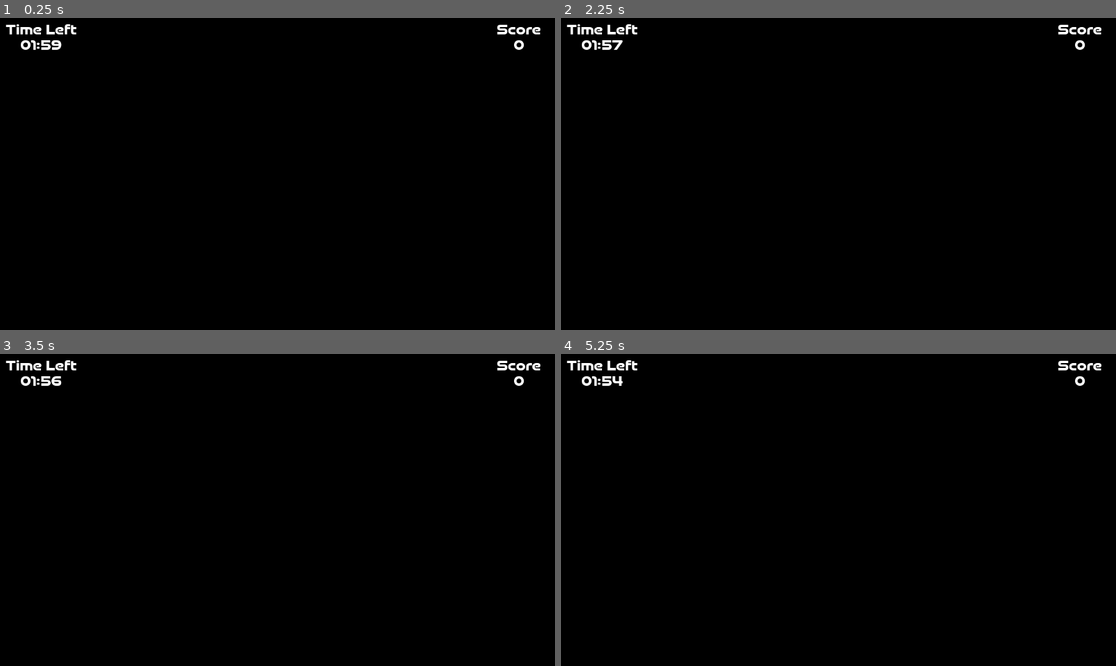
Above: before the commit, frames 1-4 (two rows, left to right).
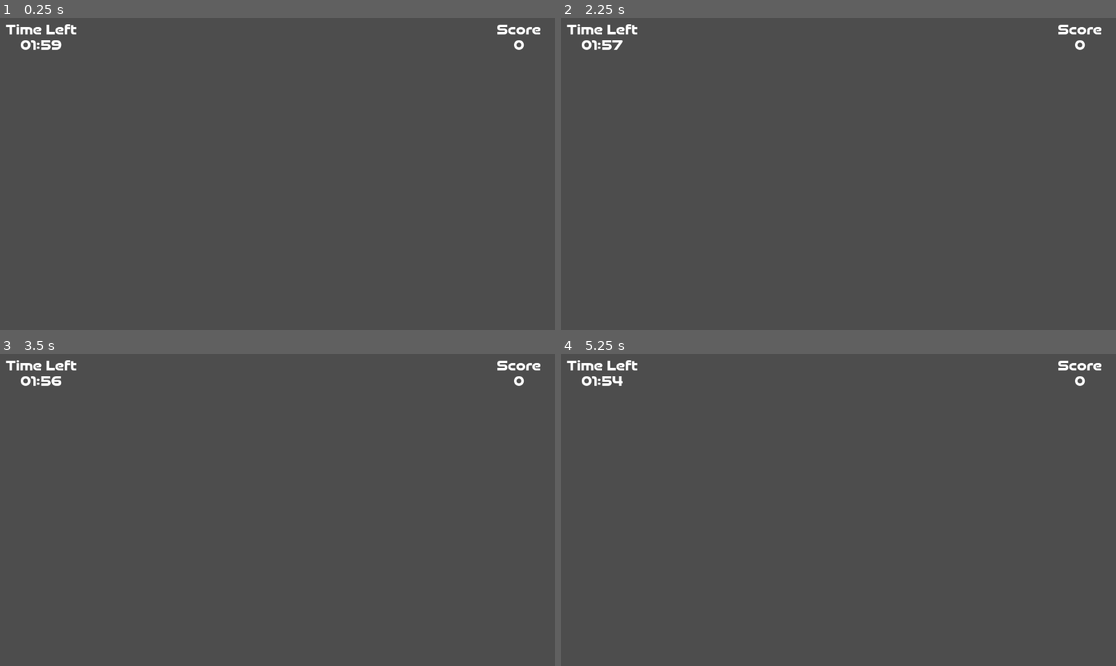
Above: after the commit, the same moments.

Repository: cjpugs/GMTK-Jam-25
Game: Godot game, scene res://scenes/user-interface/game_ui.tscn
Two runs of this game, one before a commit and one after it. Both use one fixed random seed, a clock stepped at 60 frames per second and the inputs below.
Inputs (mouse positions are in pixels of both pictures, inside the frame that each line leads up to):
- Up to frame 1 (0.25 s): no input
- Up to frame 2 (2.25 s): tap Enter at 0.5 s; move the mouse to (960, 158) at 0.52 s; hold Right (move_right) 0.53-1.28 s; click (960, 158) at 0.67 s; move the mouse to (727, 189) at 1.27 s; hold Down (move_back) 1.28-2.03 s; tap Space at 2 s; move the mouse to (894, 105) at 2.02 s; hold Right (move_right) from 2.03 s (still down)
- Up to frame 3 (3.5 s): tap Enter at 2.75 s; move the mouse to (249, 572) at 2.77 s; release Right (move_right) at 2.78 s; hold Up (move_forward) from 2.78 s (still down); click (249, 572) at 2.92 s
- Up to frame 4 (5.25 s): tap Space at 3.5 s; move the mouse to (1005, 556) at 3.52 s; release Up (move_forward) at 3.53 s; hold Left (move_left) 3.53-5.03 s; move the mouse to (672, 463) at 4.27 s; tap Enter at 5 s; move the mouse to (866, 510) at 5.02 s; hold Down (move_back) from 5.03 s (still down); click (866, 510) at 5.17 s

The runs differ from the first frame. In frame 1, 100% of the frame differs, in the area x 0-100%, y 0-100%; in frame 2, 100%; in frame 3, 100%; in frame 4, 100%.

Commit message:
fixed transition screen bug

Diff:
--- /dev/null
+++ b/scenes/obstacles/customer.gd
@@ -0,0 +1,4 @@
+extends CharacterBody3D
+
+func enable_grav():
+	print("gravity enabled")
--- a/scenes/obstacles/customer.tscn
+++ b/scenes/obstacles/customer.tscn
@@ -1,3 +1,26 @@
-[gd_scene format=3 uid="uid://cnmcblse6n4sp"]
+[gd_scene load_steps=5 format=3 uid="uid://cnmcblse6n4sp"]
 
-[node name="Customer" type="Node3D"]
+[ext_resource type="Script" uid="uid://jmmcc6swlgwd" path="res://scenes/obstacles/customer.gd" id="1_nqnqc"]
+
+[sub_resource type="CapsuleShape3D" id="CapsuleShape3D_62rwo"]
+radius = 0.404627
+height = 2.68961
+
+[sub_resource type="CapsuleMesh" id="CapsuleMesh_62rwo"]
+
+[sub_resource type="SphereMesh" id="SphereMesh_62rwo"]
+
+[node name="Customer" type="CharacterBody3D"]
+script = ExtResource("1_nqnqc")
+
+[node name="CollisionShape3D" type="CollisionShape3D" parent="."]
+transform = Transform3D(1, 0, 0, 0, 1, 0, 0, 0, 1, 0, 0.31554, 0)
+shape = SubResource("CapsuleShape3D_62rwo")
+
+[node name="Body" type="MeshInstance3D" parent="."]
+transform = Transform3D(0.6, 0, 0, 0, 1, 0, 0, 0, 0.8, 0, 0, 0)
+mesh = SubResource("CapsuleMesh_62rwo")
+
+[node name="Head" type="MeshInstance3D" parent="."]
+transform = Transform3D(0.6, 0, 0, 0, 0.6, 0, 0, 0, 0.6, 0, 1.35572, 0)
+mesh = SubResource("SphereMesh_62rwo")
--- a/scenes/user-interface/transition_screen.gd
+++ b/scenes/user-interface/transition_screen.gd
@@ -1,4 +1,7 @@
 extends CanvasLayer
+
+func _ready() -> void:
+	$ColorRect.visible = false
 
 func change_scene(target:String) -> void:
 	$AnimationPlayer.play("fade-to-black")
Not shown, added: scenes/obstacles/customer.gd.uid
